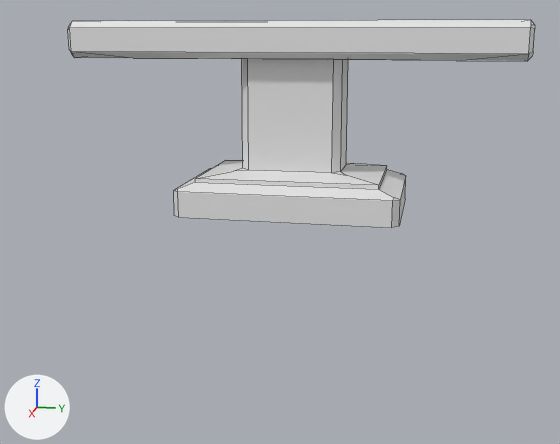
Before and after pictures for a commit that changed the FBX model Client/UnityProject/Assets/EntityArts/Boxes/LowStoneGuardrailBox/LowStoneGuardrail1.fbx.
Both versions are drawn from a 50 mm lens placed at (7.05, 1.26, 1.61), pointed at (0.02, -0.14, -0.15). Arrows for +X, +Y and +Z are at lower left; the lights stay in place. Mesh edges are drawn as thin lines.

The scene before the commit, as lines of its bpy script (objects in view):
```python
me_cube_086 = bpy.data.meshes.new('Cube.086')
me_cube_086.from_pydata(...)  # 88 vertices, 74 faces; spans x -0.63..0.63, y -2.0..2.0, z 0.0..1.7
ob_handrail1 = bpy.data.objects.new('handrail1', me_cube_086)
ob_handrail1.location = (0.0, 0.0, 0.0)
```
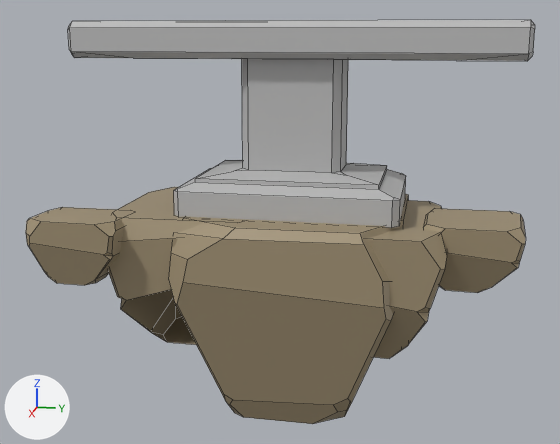
Boxes (x1, y1, x2, y2) around the edits, measured in the pictures (560 x 444 px):
'handrail1', reshaped (9% wider, 94% taller): before (68, 20, 535, 228); after (26, 20, 535, 424)
part 1 of me_cube_086, added: after (26, 207, 125, 285)
part 2 of me_cube_086, added: after (169, 194, 408, 424)
part 3 of me_cube_086, added: after (108, 187, 213, 345)
part 4 of me_cube_086, added: after (423, 208, 526, 293)
part 5 of me_cube_086, added: after (367, 200, 447, 359)
part 6 of me_cube_086, recoloured: (68, 20, 535, 228) in both

Diff of the bpy script that builds the scene:
```diff
--- a/Client/UnityProject/Assets/EntityArts/Boxes/LowStoneGuardrailBox/LowStoneGuardrail1.fbx.py
+++ b/Client/UnityProject/Assets/EntityArts/Boxes/LowStoneGuardrailBox/LowStoneGuardrail1.fbx.py
@@ mat_lambert2 @@
+mat_lambert2 = principled_material('lambert2')
+mat_lambert2.base_color = (0.5, 0.5, 0.5)  # grey #bcbcbc
+mat_lambert2.roughness = 0.553
@@ mat_lambert2_001 @@
+mat_lambert2_001 = principled_material('lambert2.001')
+mat_lambert2_001.base_color = (0.359, 0.288, 0.178)  # beige #a29275
+mat_lambert2_001.roughness = 0.553
@@ me_cube_086 @@
 # used by ob_handrail1; location = (0.0, 0.0, 0.0)
-me_cube_086.from_pydata(...)  # 88 vertices, 74 faces; spans x -0.63..0.63, y -2.0..2.0, z 0.0..1.7
+me_cube_086.from_pydata(...)  # 428 vertices, 264 faces; spans x -1.03..1.04, y -2.24..2.09, z -1.97..1.7
+# me_cube_086 part 1: a new loose piece of 68 vertices spanning x 0.42..1.04, y -2.24..-1.35, z -0.6..0.0, in mat_lambert2_001 (beige #a19275)
+# me_cube_086 part 2: a new loose piece of 68 vertices spanning x -1.03..0.99, y -1.0..1.03, z -1.97..0.01, in mat_lambert2_001 (beige #a19275)
+# me_cube_086 part 3: a new loose piece of 68 vertices spanning x -0.66..0.86, y -1.65..-0.14, z -1.27..0.01, in mat_lambert2_001 (beige #a19275)
+# me_cube_086 part 4: a new loose piece of 68 vertices spanning x -0.22..0.6, y 1.2..2.09, z -0.6..0.0, in mat_lambert2_001 (beige #a19275)
+# me_cube_086 part 5: a new loose piece of 68 vertices spanning x -0.74..0.92, y 0.0..1.4, z -1.22..-0.03, in mat_lambert2_001 (beige #a19275)
+# me_cube_086 part 6: 74 faces spanning x -0.63..0.63, y -2.0..2.0, z 0.0..1.7 switch from no material to mat_lambert2 (grey #bcbcbc)
+me_cube_086.materials.append(mat_lambert2_001)  # beige #a29275
```
